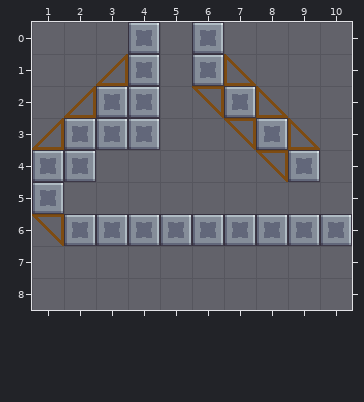
Tiled map (JSON) -- Assets/Level_Editor/TileMap/Room_31.tmj. Above, as it was before the edit.
Cells are 32x32 px. Shown: x 1..10, y 0..8.
After the commit:
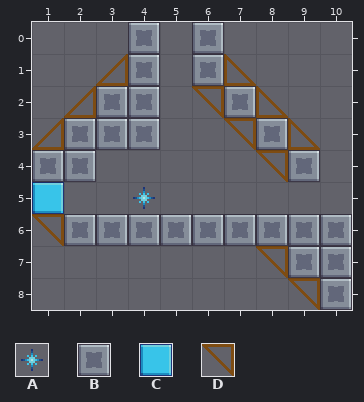
Key: from "tileSet": A 20 "star", B 33 "wall", C 45 "glass", D 116 "bridge".
_ is an empty cell.
Diff:
Layer "Blocks":
y 5: x 1 B -> C
y 7: x 8..10 ___ -> DBB
y 8: x 9..10 __ -> DB
Layer "Overlap":
y 5: x 4 _ -> A
